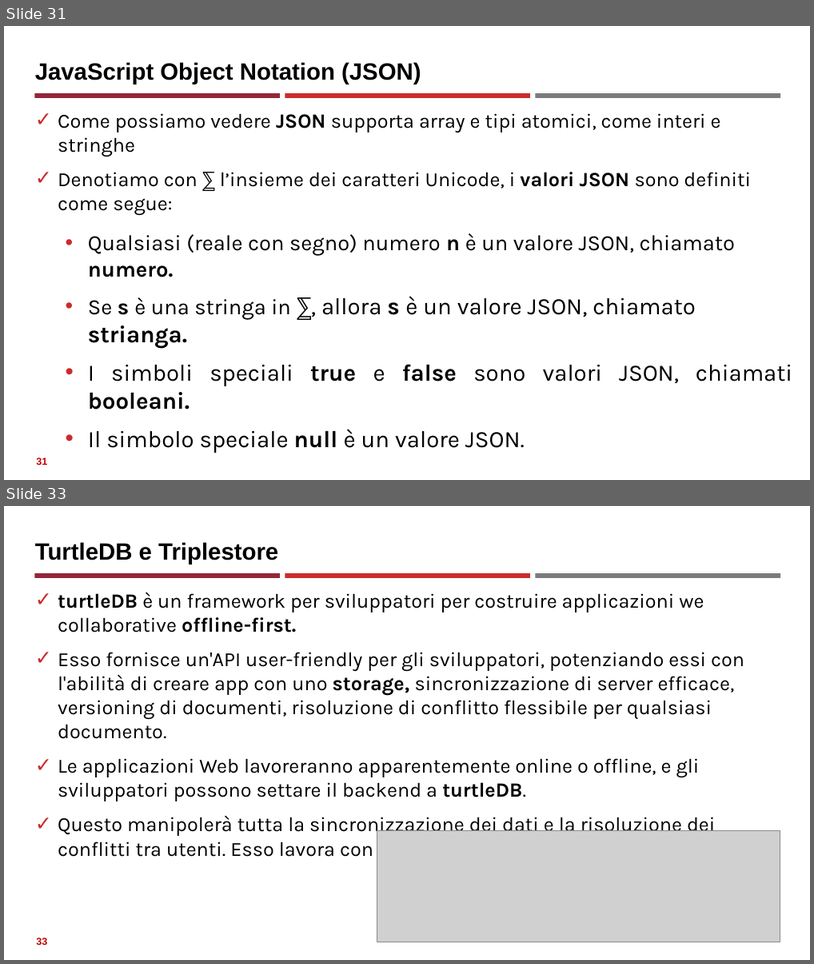
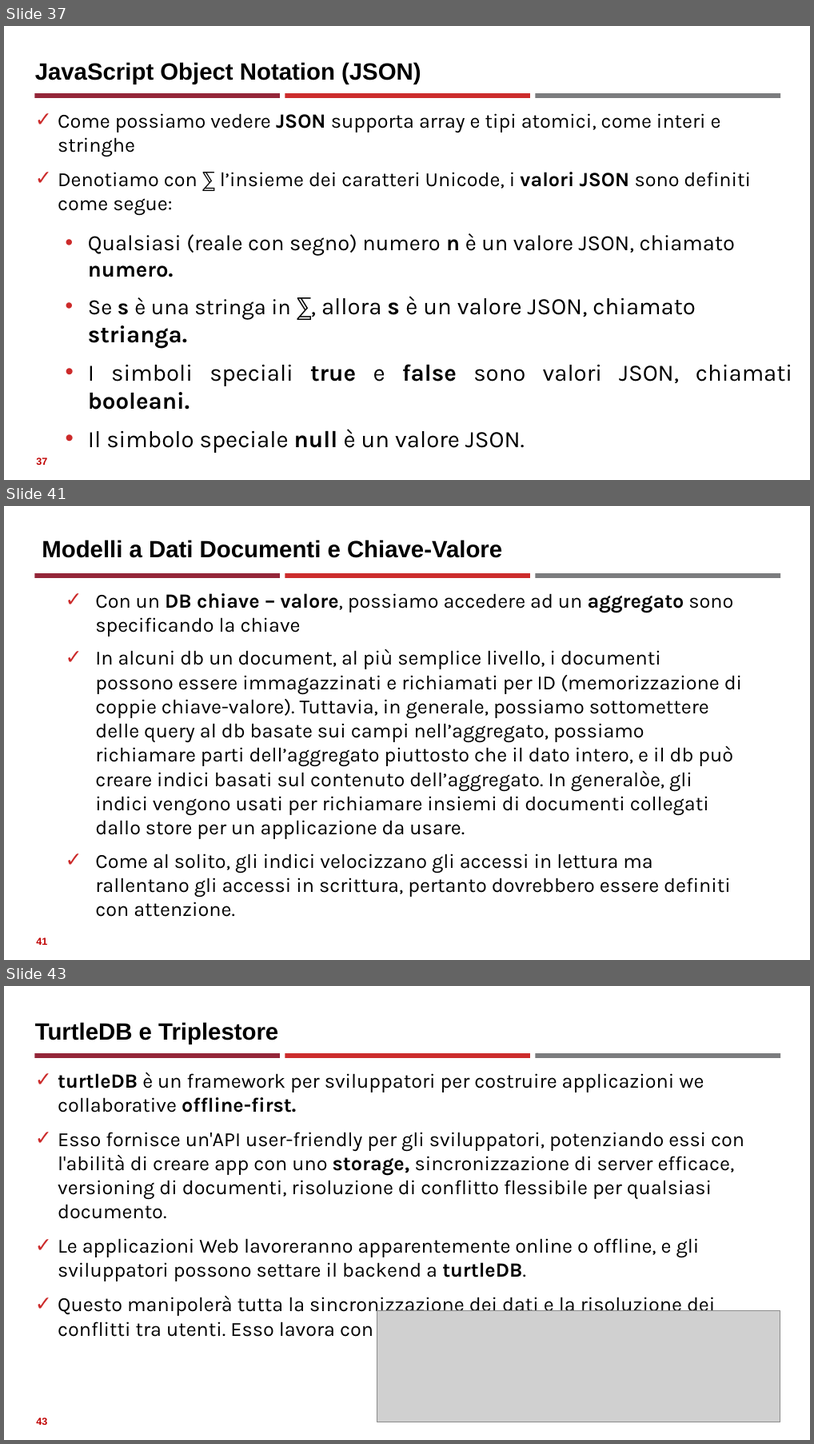
Before and after one commit to neural1977/data_science_interview_material, a slide deck: Assicurazioni/Databases_NoSql_ita.pptx. Shown one above the other, each under a label of ours: slides 31 and 33 before the commit, slides 37, 41 and 43 after it; the slides between them are not shown. The pictures are 814x964 and 814x1444 pixels, drawn with LibreOffice and Linux fonts; fonts in the diff are those of the drawing; grey boxes stand for pictures. Boxes give left, top, right and bottom in pixels: in the first picture for what was removed or moved away, otherwise in the second. Text is boxed around its words. In the diff, an @@ line names an element or a change of style, - is before the commit and + after.

```diff
--- a/Assicurazioni/Databases_NoSql_ita.pptx
+++ b/Assicurazioni/Databases_NoSql_ita.pptx
@@ slide 41 added at (x1=4, y1=506, x2=810, y2=960), background #FFFFFF; not listed: 3 template elements that a slide beside it also shows @@
@@ text added at (x1=42, y1=540, x2=502, y2=558), 28 pt, text #000000, bold @@
+Modelli a Dati Documenti e Chiave-Valore
@@ text added at (x1=95, y1=593, x2=742, y2=872), 24 pt, text #000000 @@
+  ✓ Con un DB chiave – valore, possiamo accedere ad un aggregato sono specificando la chiave
+  ✓ In alcuni db un document, al più semplice livello, i documenti possono essere immagazzinati e richiamati per ID (memorizzazione di coppie chiave-valore). Tuttavia, in generale, possiamo sottomettere delle query al db basate sui campi nell’aggregato, possiamo richiamare parti dell’aggregato piuttosto che il dato intero, e il db può creare indici basati sul contenuto dell’aggregato. In generalòe, gli indici vengono usati per richiamare insiemi di documenti collegati dallo store per un applicazione da usare.
+  ✓ Come al solito, gli indici velocizzano gli accessi in lettura ma rallentano gli accessi in scrittura, pertanto dovrebbero essere definiti con attenzione.
@@ page number added at (x1=36, y1=937, x2=47, y2=944), 12 pt, text #C00000, bold @@
+41
@@ what was slide 31 is now slide 37 @@
@@ page number at (x1=36, y1=457, x2=47, y2=464): text changed @@
-31
+37
@@ what was slide 33 is now slide 43 @@
@@ page number at (x1=36, y1=1417, x2=47, y2=1424): text changed @@
-33
+43
```
Also in this commit, not shown: 5 slides changed, 9 other slides added, 1 other file.
